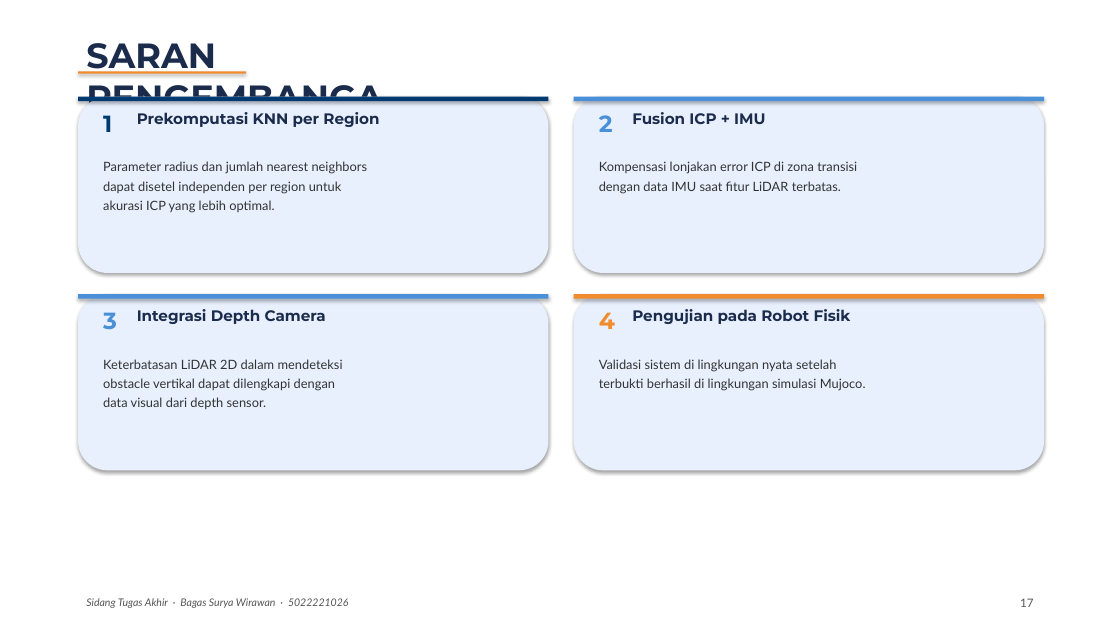
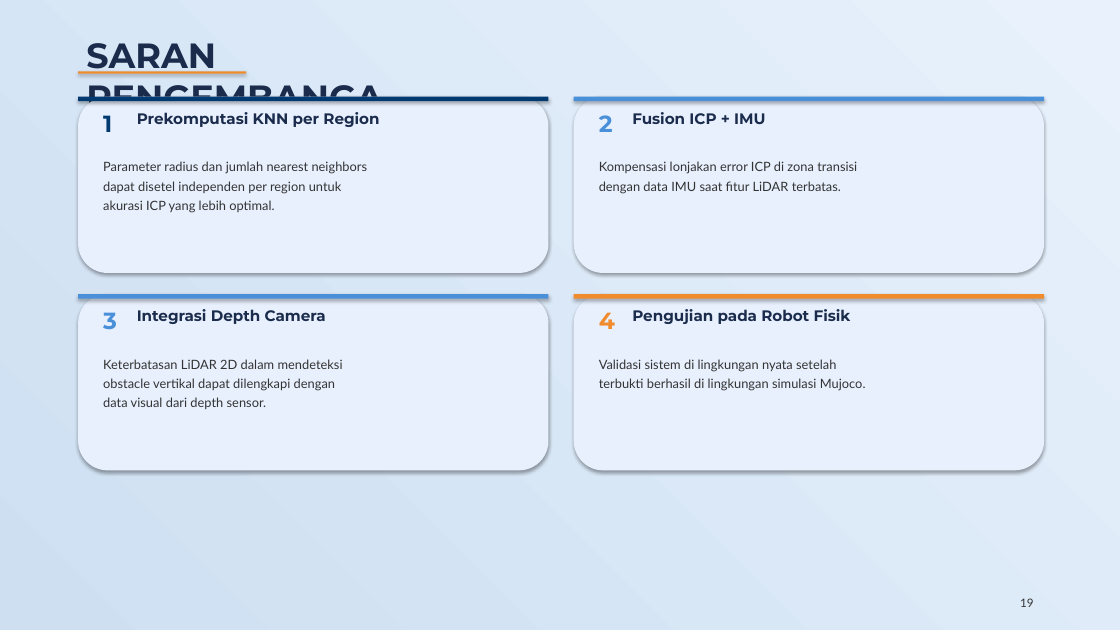
Before and after one commit to bagaswizard/Buku_TA, a slide deck: slide 19 of Presentasi_Sidang_TA.pptx (slide 17 before the commit). Drawn at 1120x630 pixels with LibreOffice and Linux fonts; fonts in the diff are those of the drawing. Boxes give left, top, right and bottom in pixels: in the first picture for what was removed or moved away, otherwise in the second. Text is boxed around its words. In the diff, an @@ line names an element or a change of style, - is before the commit and + after.

```diff
--- a/Presentasi_Sidang_TA.pptx
+++ b/Presentasi_Sidang_TA.pptx
@@ background #FFFFFF to gradient #E8F1FC to #CDDFF1 @@
@@ text removed at (86, 598, 349, 608) @@
-Sidang Tugas Akhir · Bagas Surya Wirawan · 5022221026
@@ text at (1020, 598, 1033, 607): text changed; text colour #555555 to #333333 @@
-17
+19
```
Also in this commit, not shown: 13 other slides changed, 5 slides added, 3 slides removed, 7 other files.
